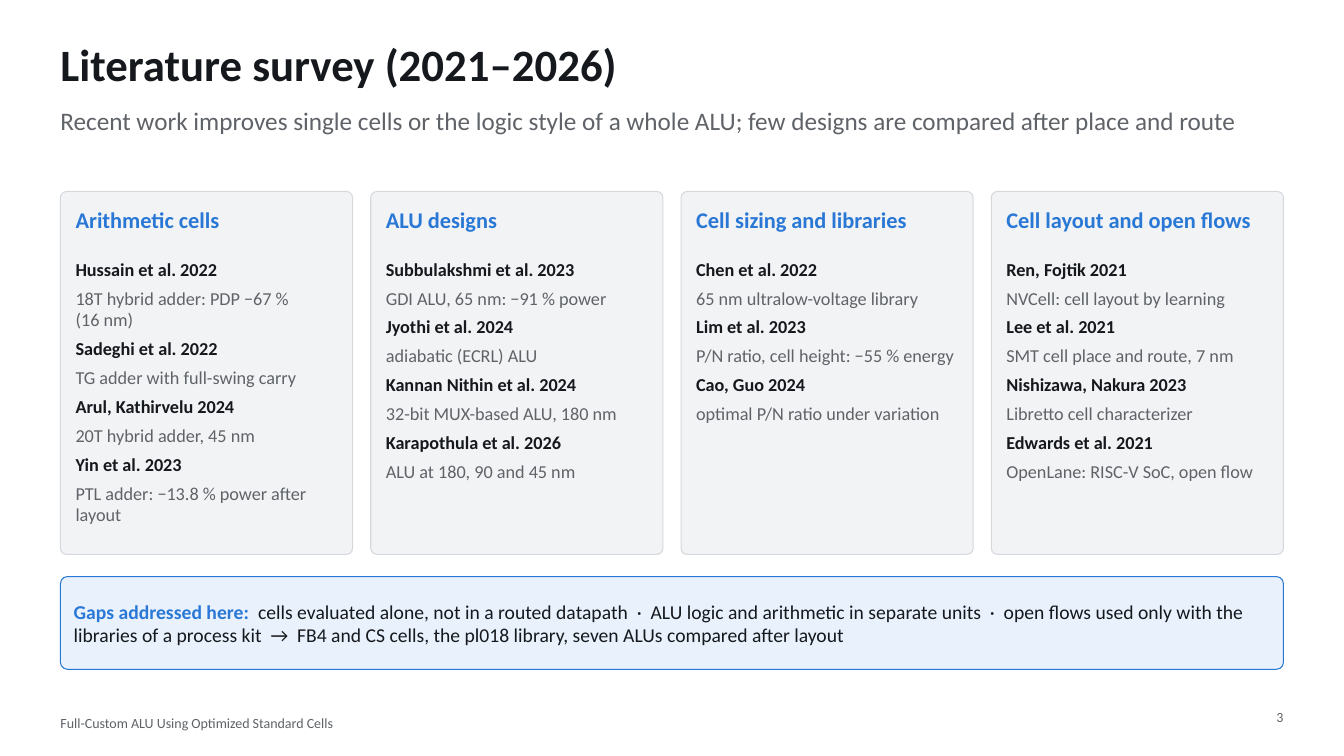
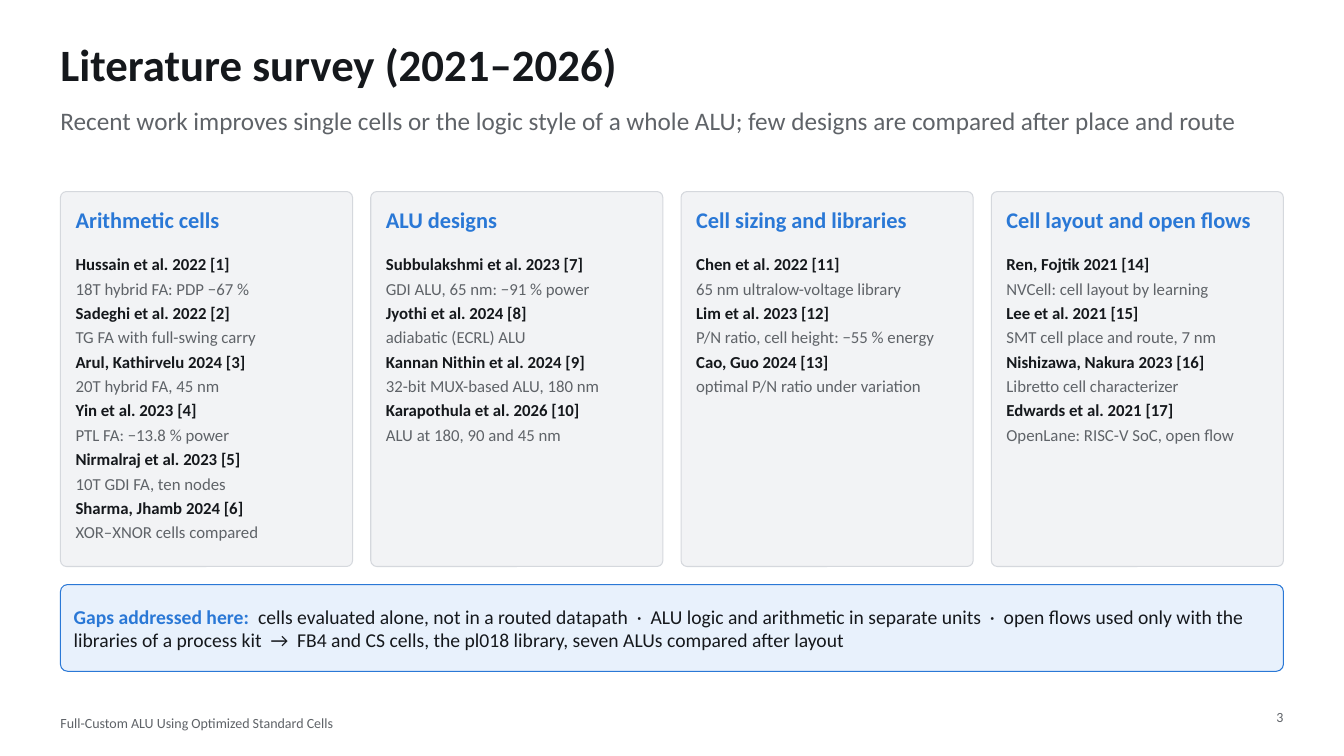
Before and after one commit to manshukgarg/alu-fullcustom-180nm, a slide deck: slide 3 of docs/presentation/ALU4_180nm_presentation.pptx. Drawn at 1344x756 pixels with LibreOffice and Linux fonts; fonts in the diff are those of the drawing. Boxes give left, top, right and bottom in pixels: in the first picture for what was removed or moved away, otherwise in the second. Text is boxed around its words. In the diff, an @@ line names an element or a change of style, - is before the commit and + after.

```diff
--- a/docs/presentation/ALU4_180nm_presentation.pptx
+++ b/docs/presentation/ALU4_180nm_presentation.pptx
@@ rounded rectangle: place and size @@
-rounded rectangle at [60, 192, 353, 555]
+rounded rectangle at [60, 192, 353, 567]
@@ rounded rectangle: place and size @@
-rounded rectangle at [371, 192, 663, 555]
+rounded rectangle at [371, 192, 663, 567]
@@ rounded rectangle: place and size @@
-rounded rectangle at [682, 192, 974, 555]
+rounded rectangle at [682, 192, 974, 567]
@@ rounded rectangle: place and size @@
-rounded rectangle at [991, 192, 1284, 555]
+rounded rectangle at [991, 192, 1284, 567]
@@ text at [76, 257, 258, 541]: text changed; size 13 to 12 pt; text colour #5F6368 to #15181C; bold on @@
-Hussain et al. 2022
-18T hybrid adder: PDP −67 % (16 nm)
-Sadeghi et al. 2022
-TG adder with full-swing carry
-Arul, Kathirvelu 2024
-20T hybrid adder, 45 nm
-Yin et al. 2023
-PTL adder: −13.8 % power after layout
+Hussain et al. 2022 [1]
+18T hybrid FA: PDP −67 %
+Sadeghi et al. 2022 [2]
+TG FA with full-swing carry
+Arul, Kathirvelu 2024 [3]
+20T hybrid FA, 45 nm
+Yin et al. 2023 [4]
+PTL FA: −13.8 % power
+Nirmalraj et al. 2023 [5]
+10T GDI FA, ten nodes
+Sharma, Jhamb 2024 [6]
+XOR–XNOR cells compared
@@ text at [386, 257, 583, 273]: text changed; size 13 to 12 pt @@
-Subbulakshmi et al. 2023
+Subbulakshmi et al. 2023 [7]
@@ text at [696, 257, 840, 273]: text changed; size 13 to 12 pt @@
-Chen et al. 2022
+Chen et al. 2022 [11]
@@ text at [1006, 257, 1149, 273]: text changed; size 13 to 12 pt @@
-Ren, Fojtik 2021
+Ren, Fojtik 2021 [14]
@@ text at [386, 283, 599, 443]: size 13 to 12 pt in "GDI ALU, 65 nm: −91 % power", "adiabatic (ECRL) ALU", "32-bit MUX-based ALU, 180 nm", "ALU at 180, 90 and 45 nm"; less space between paragraphs @@
@@ text at [696, 283, 934, 395]: size 13 to 12 pt in "65 nm ultralow-voltage library", "P/N ratio, cell height: −55 % energy", "optimal P/N ratio under variation"; less space between paragraphs @@
@@ text at [1006, 283, 1234, 444]: size 13 to 12 pt in "NVCell: cell layout by learning", "SMT cell place and route, 7 nm", "Libretto cell characterizer", "OpenLane: RISC-V SoC, open flow"; less space between paragraphs @@
@@ text at [386, 306, 526, 322]: text changed; size 13 to 12 pt @@
-Jyothi et al. 2024
+Jyothi et al. 2024 [8]
@@ text at [696, 306, 829, 322]: text changed; size 13 to 12 pt @@
-Lim et al. 2023
+Lim et al. 2023 [12]
@@ text at [1006, 306, 1139, 322]: text changed; size 13 to 12 pt @@
-Lee et al. 2021
+Lee et al. 2021 [15]
@@ text at [386, 355, 584, 371]: text changed; size 13 to 12 pt @@
-Kannan Nithin et al. 2024
+Kannan Nithin et al. 2024 [9]
@@ text at [696, 355, 828, 371]: text changed; size 13 to 12 pt @@
-Cao, Guo 2024
+Cao, Guo 2024 [13]
@@ text at [1006, 355, 1204, 371]: text changed; size 13 to 12 pt @@
-Nishizawa, Nakura 2023
+Nishizawa, Nakura 2023 [16]
@@ text at [386, 403, 579, 419]: text changed; size 13 to 12 pt @@
-Karapothula et al. 2026
+Karapothula et al. 2026 [10]
@@ text at [1006, 403, 1174, 419]: text changed; size 13 to 12 pt @@
-Edwards et al. 2021
+Edwards et al. 2021 [17]
@@ rounded rectangle "Gaps addressed here: cells evaluated ...": place and size @@
-rounded rectangle "Gaps addressed here: cells evaluated ..." at [60, 577, 1284, 669]
+rounded rectangle "Gaps addressed here: cells evaluated ..." at [60, 585, 1284, 671]
@@ rounded rectangle "Gaps addressed here: cells evaluated ..." at [60, 585, 1284, 671]: proportions changed @@
```
Also in this commit, not shown: 3 other slides changed, 2 slides added, 2 other files.
